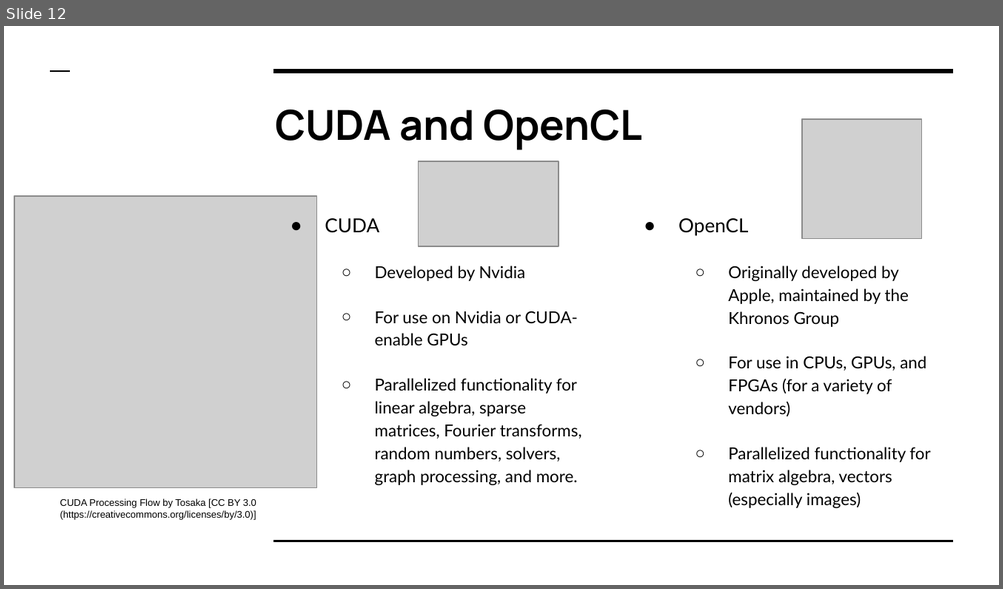
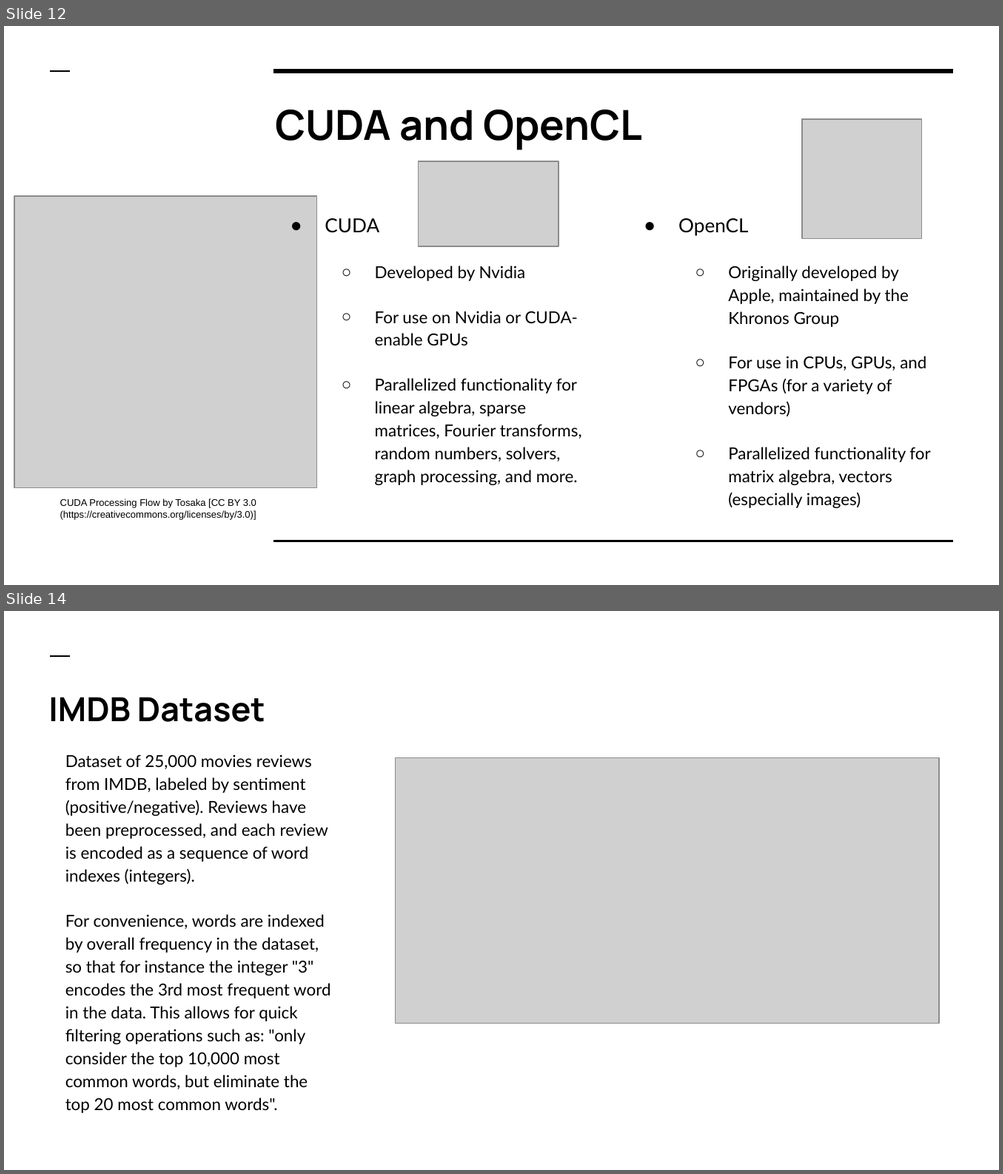
Before and after one commit to colbyford/DSBA6190-CloudComputing, a slide deck: 6 - Deep Learning/DeepLearning.pptx. Shown one above the other, each under a label of ours: slide 12 before the commit, slides 12 and 14 after it; the slides between them are not shown. The pictures are 1003x589 and 1003x1174 pixels, drawn with LibreOffice and Linux fonts; fonts in the diff are those of the drawing; grey boxes stand for pictures. Boxes give left, top, right and bottom in pixels: in the first picture for what was removed or moved away, otherwise in the second. Text is boxed around its words. In the diff, an @@ line names an element or a change of style, - is before the commit and + after.

```diff
--- a/6 - Deep Learning/DeepLearning.pptx
+++ b/6 - Deep Learning/DeepLearning.pptx
@@ slide 14 added at [4,611,999,1170], background #FFFFFF; not listed: 1 template element that a slide beside it also shows @@
@@ title added at [48,697,265,722], 24 pt, text #000000, bold @@
+IMDB Dataset
@@ text added at [65,755,330,1113], 12 pt, text #000000 @@
+Dataset of 25,000 movies reviews from IMDB, labeled by sentiment (positive/negative). Reviews have been preprocessed, and each review is encoded as a sequence of word indexes (integers).
+For convenience, words are indexed by overall frequency in the dataset, so that for instance the integer "3" encodes the 3rd most frequent word in the data. This allows for quick filtering operations such as: "only consider the top 10,000 most common words, but eliminate the top 20 most common words".
@@ picture added at [395,758,939,1024] @@
```
Also in this commit, not shown: 4 other slides added.
